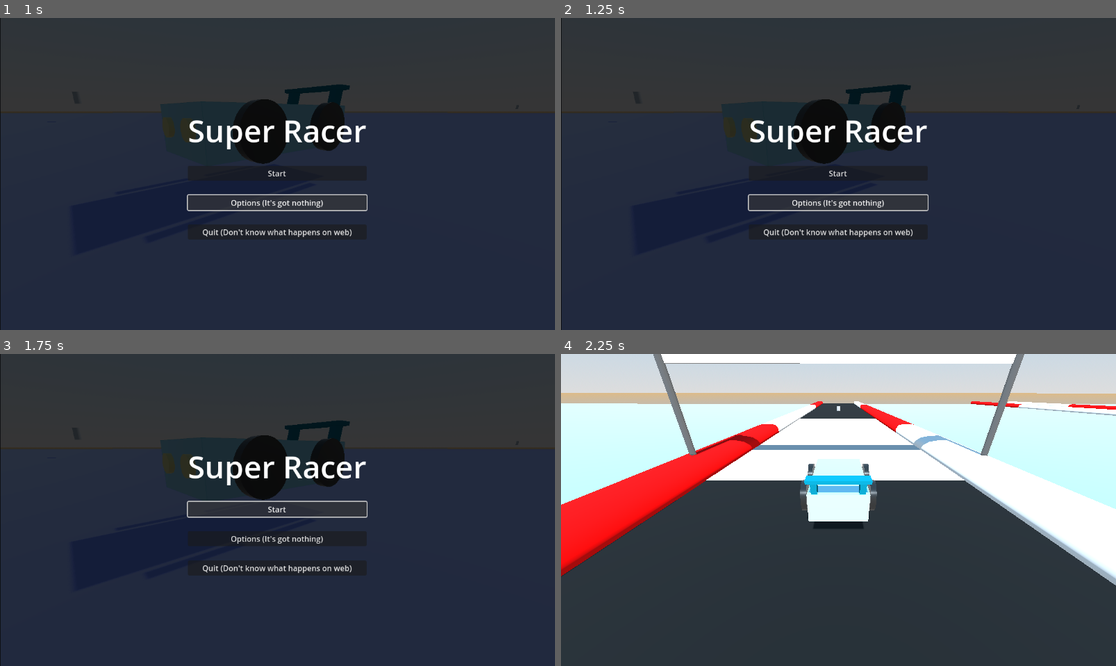
Above: before the commit, frames 1-4 (two rows, left to right).
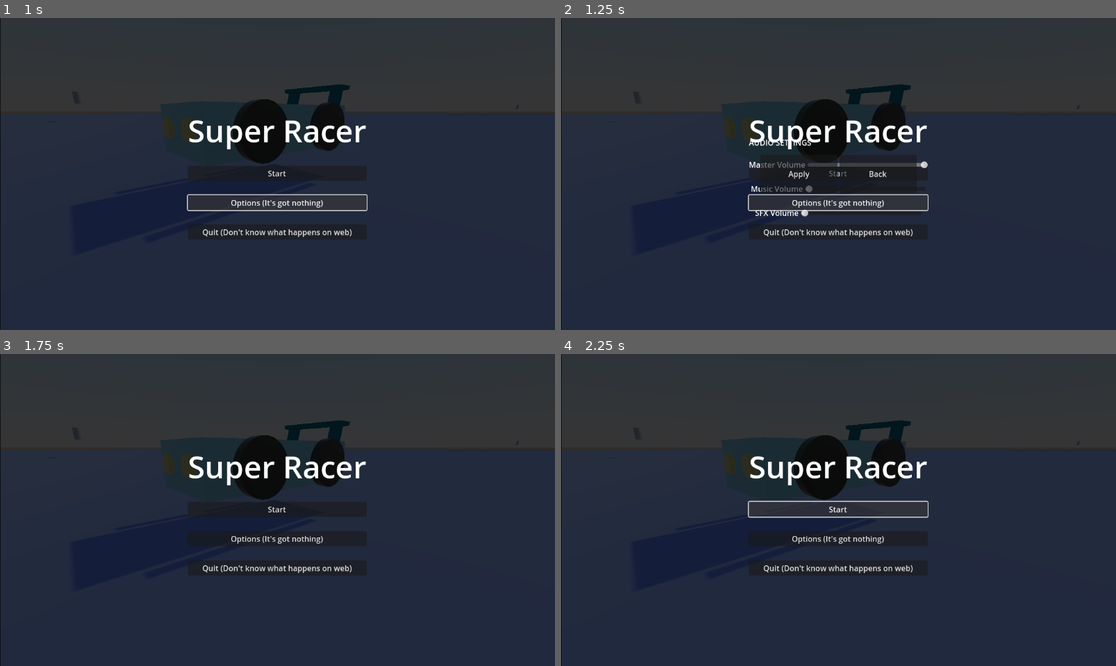
Above: after the commit, the same moments.

Repository: SirWadles/Super-Racer
Game: Godot game, scene res://scenes/main_menu.tscn
The game is run twice, just before and just after one commit, with the same random seed, the same clock (stepped at 60 frames per second) and the same inputs. Sound files missing from this copy of the repository are replaced by a short silence.
Inputs (mouse positions are in pixels of both pictures, inside the frame that each line leads up to):
- Up to frame 1 (1 s): click "Options (It's got nothing)" at 0.5 s
- Up to frame 2 (1.25 s): no input
- Up to frame 3 (1.75 s): click (238, 510) at 1.25 s, where only the run after the commit has a clickable "Apply"
- Up to frame 4 (2.25 s): click (838, 510) at 2 s, where only the run after the commit has a clickable "Start"

Frame 1 is identical in both runs. In frame 2, 1.0% of the frame differs, in the area x 33-67%, y 38-64%; in frame 3, 0.3%; in frame 4, 51%, in the area x 0-100%, y 0-100%.

Commit message:
Audio (WIP2)
Managed to make it mostly work. Just need to adjust a button. Only the Master slider works. I'm going to fix that but in the commit after the next one.

Diff:
--- a/scenes/AudioOptions.tscn
+++ b/scenes/AudioOptions.tscn
@@ -5,55 +5,78 @@
 [node name="CanvasLayer" type="CanvasLayer"]
 script = ExtResource("1_eaa3b")
 
-[node name="Background" type="ColorRect" parent="."]
-offset_right = 40.0
-offset_bottom = 40.0
+[node name="MarginContainer" type="MarginContainer" parent="."]
+anchors_preset = 15
+anchor_right = 1.0
+anchor_bottom = 1.0
+grow_horizontal = 2
+grow_vertical = 2
+theme_override_constants/margin_left = 100
+theme_override_constants/margin_top = 100
+theme_override_constants/margin_right = 100
+theme_override_constants/margin_bottom = 100
 
-[node name="Title" type="Label" parent="."]
-offset_right = 40.0
-offset_bottom = 23.0
+[node name="CenterContainer" type="CenterContainer" parent="MarginContainer"]
+layout_mode = 2
+
+[node name="VBoxContainer" type="VBoxContainer" parent="MarginContainer/CenterContainer"]
+layout_mode = 2
+theme_override_constants/separation = 20
+alignment = 1
+
+[node name="Background" type="ColorRect" parent="MarginContainer/CenterContainer/VBoxContainer"]
+layout_mode = 2
+color = Color(0.473976, 0.473976, 0.473976, 1)
+
+[node name="Title" type="Label" parent="MarginContainer/CenterContainer/VBoxContainer"]
+layout_mode = 2
 text = "AUDIO SETTINGS"
 
-[node name="AudioContainer" type="VBoxContainer" parent="."]
-offset_right = 40.0
-offset_bottom = 40.0
+[node name="MasterVolume" type="HBoxContainer" parent="MarginContainer/CenterContainer/VBoxContainer"]
+layout_mode = 2
+alignment = 1
 
-[node name="MasterVolume" type="HBoxContainer" parent="AudioContainer"]
-layout_mode = 2
-
-[node name="Label" type="Label" parent="AudioContainer/MasterVolume"]
+[node name="Label" type="Label" parent="MarginContainer/CenterContainer/VBoxContainer/MasterVolume"]
 layout_mode = 2
 text = "Master Volume"
 
-[node name="MasterSlider" type="HSlider" parent="AudioContainer/MasterVolume"]
+[node name="MasterSlider" type="HSlider" parent="MarginContainer/CenterContainer/VBoxContainer/MasterVolume"]
 layout_mode = 2
+min_value = -1.0
+max_value = 1.0
+step = 0.01
+value = 1.0
 
-[node name="MusicVolume" type="HBoxContainer" parent="AudioContainer"]
+[node name="MusicVolume" type="HBoxContainer" parent="MarginContainer/CenterContainer/VBoxContainer"]
 layout_mode = 2
+alignment = 1
 
-[node name="Label" type="Label" parent="AudioContainer/MusicVolume"]
+[node name="Label" type="Label" parent="MarginContainer/CenterContainer/VBoxContainer/MusicVolume"]
 layout_mode = 2
 text = "Music Volume"
 
-[node name="MusicSlider" type="HSlider" parent="AudioContainer/MusicVolume"]
+[node name="MusicSlider" type="HSlider" parent="MarginContainer/CenterContainer/VBoxContainer/MusicVolume"]
 layout_mode = 2
 
-[node name="SFXVolume" type="HBoxContainer" parent="AudioContainer"]
+[node name="SFXVolume" type="HBoxContainer" parent="MarginContainer/CenterContainer/VBoxContainer"]
 layout_mode = 2
+alignment = 1
 
-[node name="Label" type="Label" parent="AudioContainer/SFXVolume"]
+[node name="Label" type="Label" parent="MarginContainer/CenterContainer/VBoxContainer/SFXVolume"]
 layout_mode = 2
 text = "SFX Volume"
 
-[node name="SFXSlider" type="HSlider" parent="AudioContainer/SFXVolume"]
+[node name="SFXSlider" type="HSlider" parent="MarginContainer/CenterContainer/VBoxContainer/SFXVolume"]
 layout_mode = 2
 
-[node name="Buttons" type="HBoxContainer" parent="."]
-offset_right = 40.0
-offset_bottom = 40.0
+[node name="Buttons" type="HBoxContainer" parent="MarginContainer/CenterContainer"]
+layout_mode = 2
+alignment = 1
 
-[node name="ApplyButton" type="Button" parent="Buttons"]
+[node name="ApplyButton" type="Button" parent="MarginContainer/CenterContainer/Buttons"]
 layout_mode = 2
+text = "Apply"
 
-[node name="BackButton" type="Button" parent="Buttons"]
+[node name="BackButton" type="Button" parent="MarginContainer/CenterContainer/Buttons"]
 layout_mode = 2
+text = "Back"
--- a/scenes/audio_options.gd
+++ b/scenes/audio_options.gd
@@ -1,11 +1,11 @@
 extends CanvasLayer
 
-@onready var master_slider = $AudioContainer/MasterVolume/MasterSlider
-@onready var music_slider = $AudioContainer/MusicVolume/MusicSlider
-@onready var sfx_slider = $AudioContainer/SFXVolume/SFXSlider
+@onready var master_slider = $MarginContainer/CenterContainer/VBoxContainer/MasterVolume/MasterSlider
+@onready var music_slider = $MarginContainer/CenterContainer/VBoxContainer/MusicVolume/MusicSlider
+@onready var sfx_slider = $MarginContainer/CenterContainer/VBoxContainer/SFXVolume/SFXSlider
 
-@onready var apply_buttons = $Buttons/ApplyButton
-@onready var back_buttons = $Buttons/BackButton
+@onready var apply_button = $MarginContainer/CenterContainer/Buttons/ApplyButton
+@onready var back_button = $MarginContainer/CenterContainer/Buttons/BackButton
 
 var audio_settings = {
 	"master_volume": 1.0,
@@ -15,14 +15,19 @@
 
 func _ready():
 	load_audio_settings()
-	apply_buttons.pressed.connect(_on_apply_pressed)
-	back_buttons.pressed.connect(_on_back_pressed)
+	apply_button.pressed.connect(_on_apply_pressed)
+	back_button.pressed.connect(_on_back_pressed)
 
 	master_slider.value_changed.connect(_on_master_volume_changed)
-	music_volume.value_changed.connect(_on_music_volume_changed)
-	sfx_volume.value_changed.connect(_on_sfx_volume_changed)
+	music_slider.value_changed.connect(_on_music_volume_changed)
+	sfx_slider.value_changed.connect(_on_sfx_volume_changed)
 
+	setup_slider_size()
+	setup_button_layer()
 	apply_audio_settings()
+
+	var buttons_container = $MarginContainer/CenterContainer/Buttons
+	buttons_container.add_theme_constant_override("margin_top", 100)
 
 func load_audio_settings():
 	audio_settings = {
@@ -36,11 +41,11 @@
 	AudioServer.set_bus_volume_db(AudioServer.get_bus_index("Master"), linear_to_db(value))
 
 func _on_music_volume_changed(value: float):
-	audio_settings.master_volume = value
+	audio_settings.music_volume = value
 	AudioServer.set_bus_volume_db(AudioServer.get_bus_index("Music"), linear_to_db(value))
 
 func _on_sfx_volume_changed(value: float):
-	audio_settings.master_volume = value
+	audio_settings.sfx_volume = value
 	AudioServer.set_bus_volume_db(AudioServer.get_bus_index("SFX"), linear_to_db(value))
 
 func _on_apply_pressed():
@@ -67,7 +72,6 @@
 func show_options():
 	load_audio_settings()
 	visible = true
-	get_tree().paused = true
 
 func hide_options():
 	visible = false
@@ -79,3 +83,19 @@
 			_on_back_pressed()
 		else:
 			show_options()
+
+func setup_slider_size():
+	master_slider.custom_minimum_size = Vector2(250, 30)
+	music_slider.custom_minimum_size = Vector2(250, 30)
+	sfx_slider.custom_minimum_size = Vector2(250, 30)
+
+func setup_button_layer():
+	apply_button.custom_minimum_size = Vector2(160, 80)
+	back_button.custom_minimum_size = Vector2(160, 80)
+
+	var buttons_container = get_node("MarginContainer/CenterContainer/Buttons")
+	await get_tree().process_frame
+
+	buttons_container.position.y = 500
+	var screen_size = get_viewport().get_visible_rect().size
+	buttons_container.position.y = screen_size.y * 0.8
--- a/scenes/main_menu.tscn
+++ b/scenes/main_menu.tscn
@@ -1,10 +1,11 @@
-[gd_scene load_steps=6 format=3 uid="uid://6dl0hdr7ldv6"]
+[gd_scene load_steps=7 format=3 uid="uid://6dl0hdr7ldv6"]
 
 [ext_resource type="Script" uid="uid://dfi1enuvp4pji" path="res://scripts/main_menu.gd" id="1_l6cm7"]
 [ext_resource type="Texture2D" uid="uid://c0j58leydtm2a" path="res://misc/temp_background.PNG" id="2_8ln24"]
 [ext_resource type="AudioStream" uid="uid://dmy3d1uuggsew" path="res://sound/diamond_touch_01.wav" id="2_bqqt6"]
 [ext_resource type="AudioStream" uid="uid://c6rc70nskjep5" path="res://sound/machine love arr. orchestra, op. 17 no. 3 - estreller.mp3" id="2_wu84c"]
 [ext_resource type="AudioStream" uid="uid://vic2a1y24ax2" path="res://sound/diamond_return_01.wav" id="3_wu84c"]
+[ext_resource type="PackedScene" uid="uid://b60xax8j2rp1s" path="res://scenes/AudioOptions.tscn" id="4_rtw2f"]
 
 [node name="MainMenu" type="Control"]
 layout_mode = 3
@@ -87,6 +88,8 @@
 layout_mode = 2
 text = "Quit (Don't know what happens on web)"
 
+[node name="AudioOptions" parent="." instance=ExtResource("4_rtw2f")]
+
 [node name="ButtonSound_1" type="AudioStreamPlayer2D" parent="."]
 stream = ExtResource("2_bqqt6")
 volume_db = -8.0
--- a/scripts/main_menu.gd
+++ b/scripts/main_menu.gd
@@ -8,6 +8,7 @@
 @onready var button_sound_2 = $ButtonSound_2
 @onready var music_player = $MusicPlayer
 
+@onready var audio_options = $AudioOptions
 
 func _ready():
 	start_button.pressed.connect(_on_start_button_pressed)
@@ -16,6 +17,7 @@
 	start_button.grab_focus()
 	if not music_player.playing:
 		music_player.play()
+	audio_options.visible = false
 
 func _on_start_button_pressed():
 	print("Starting game...")
@@ -27,6 +29,7 @@
 	print("Options Button Pressed")
 	button_sound_1.play()
 	await button_sound_1.finished
+	audio_options.show_options()
 
 func _on_quit_button_pressed():
 	print("Quiting game...")
